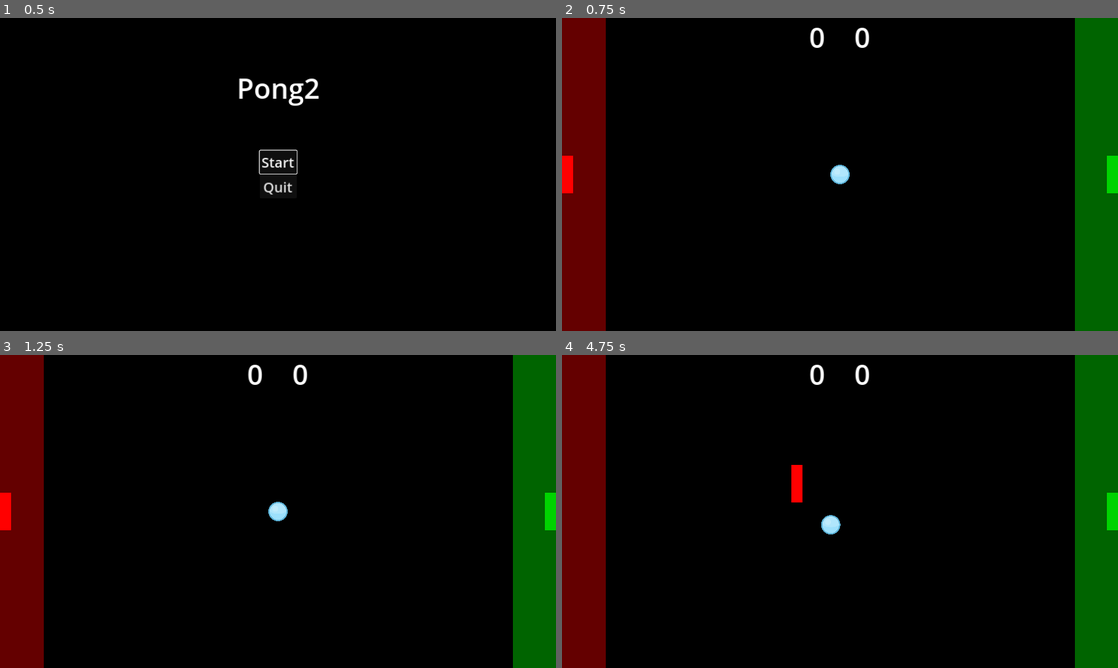
Above: before the commit, frames 1-4 (two rows, left to right).
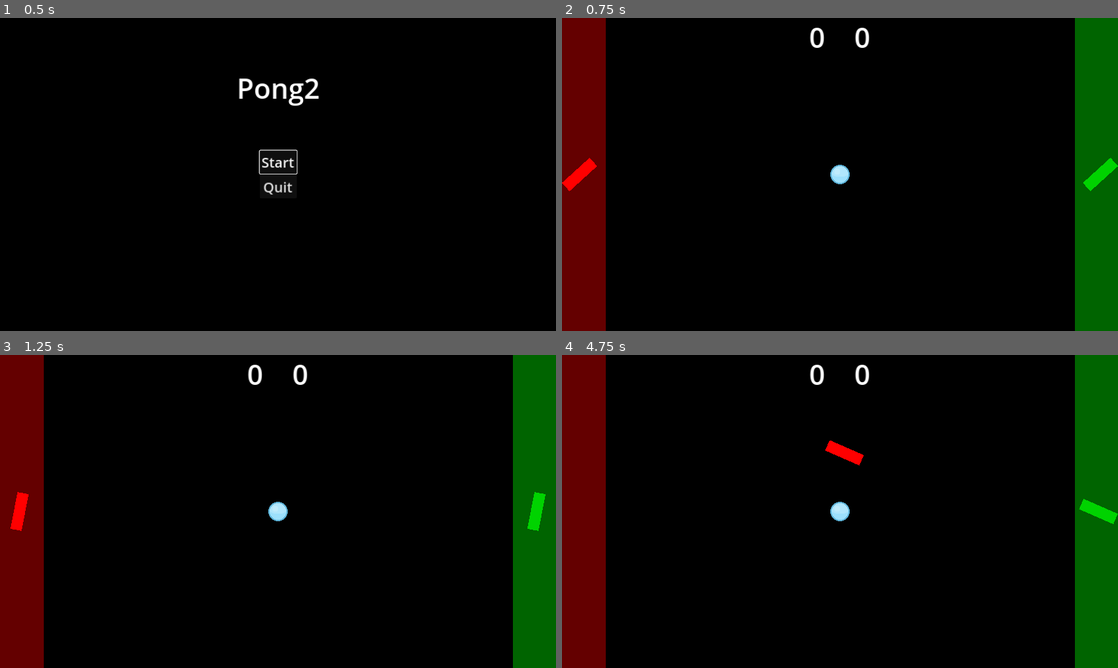
Above: after the commit, the same moments.

Repository: vidarasberg/pong2
Game: Godot game, scene res://ui.tscn
Same seed, same stepped clock (60 frames per second), same inputs: the game is played once before the commit and once after it.
Inputs:
- Up to frame 1 (0.5 s): no input
- Up to frame 2 (0.75 s): click "Start" at 0.5 s
- Up to frame 3 (1.25 s): no input
- Up to frame 4 (4.75 s): hold D (right) 1.28-2.03 s; hold S (down) 2.03-2.78 s; hold D (right) 2.78-3.53 s; hold W (up) 3.53-4.28 s; hold A (left) from 4.28 s (still down)

Frame 1 is identical in both runs. In frame 2, 0.7% of the frame differs, in the area x 0-100%, y 44-56%; in frame 3, 1.0%; in frame 4, 1.2%, in the area x 41-100%, y 27-58%.

Commit message:
adjusted physics based on feedback and automatic spin

Diff:
--- a/ball.tscn
+++ b/ball.tscn
@@ -3,7 +3,8 @@
 [ext_resource type="Texture2D" uid="uid://c2eytacnn4dm6" path="res://assets/ballBlue_10.png" id="1_oq1vn"]
 
 [sub_resource type="PhysicsMaterial" id="PhysicsMaterial_vp5ka"]
-bounce = 0.09
+rough = true
+bounce = 1.0
 
 [sub_resource type="CircleShape2D" id="CircleShape2D_xtcsc"]
 radius = 22.0227
--- a/game.gd
+++ b/game.gd
@@ -11,6 +11,8 @@
 	spawn_ball()
 
 func spawn_ball():
+	var t = Timer.new() 		# Create a new Timer node
+	t.set_wait_time(5)
 	var ball = ball_scene.instantiate()
 	var viewportSize = get_viewport().get_visible_rect().size
 	ball.position = Vector2(viewportSize.x / 2, viewportSize.y / 2)
--- a/player.gd
+++ b/player.gd
@@ -8,11 +8,11 @@
 @export var rotate_left := "rotate_left"
 @export var color: Color
 
-var speed = 500
+var speed = 600
 var gravity = 0
 # This represents the player's inertia.
-var push_force = 80.0
-var rotation_speed = 0
+var push_force = 100
+var rotation_speed = 5
 
 func _ready():
 	$ColorRect.set_color(color)
@@ -20,7 +20,7 @@
 func get_input():
 	var input_direction = Input.get_vector(move_left, move_right, move_up, move_down)
 	velocity = input_direction * speed
-	rotation_speed = Input.get_axis(rotate_left, rotate_right) * 5
+	#rotation_speed = Input.get_axis(rotate_left, rotate_right) * 5
 
 
 func _physics_process(delta):
--- a/project.godot
+++ b/project.godot
@@ -22,6 +22,7 @@
 
 window/size/viewport_width=1280
 window/size/viewport_height=720
+window/size/mode=3
 window/stretch/mode="canvas_items"
 
 [input]
